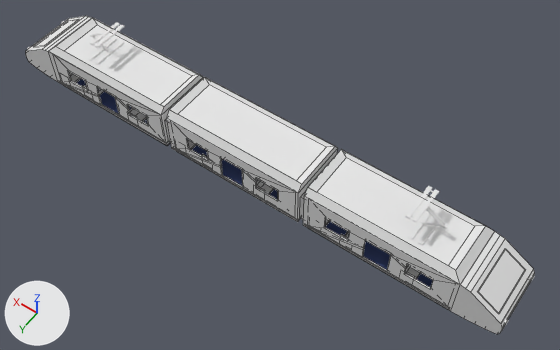
Renders of the Blender file Assets/Models/train.blend from each side of a commit.
Rendered twice from a 50 mm camera at (-47.4, 58.9, 90.5) aimed at (-5.8, 0.7, -1.1). Every picture has the same lights, and +X, +Y and +Z are marked at lower left. Mesh edges are drawn as thin lines on the coarser meshes.

The first picture shows 'dachfront1', 'dachfront1.001', 'dachmitte', 'floor.001', 'front', 'front.001', 'frontwindow', 'frontwindow.001', 'waggon.000', 'waggon.001', 'waggon.002'.
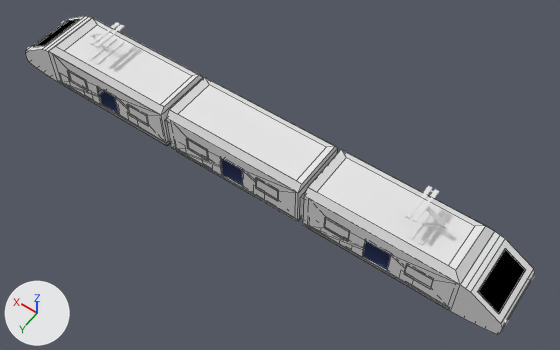
Patch to the scene script:
```diff
--- a/Assets/Models/train.blend.py
+++ b/Assets/Models/train.blend.py
@@ mat_frontglass @@
+mat_frontglass = diffuse_material('frontglass')
+mat_frontglass.base_color = (0.0, 0.0, 0.0)  # black #000000
@@ mat_material_018 @@
+mat_material_018 = diffuse_material('Material.018')
+mat_material_018.base_color = (0.8, 0.8, 0.8)  # white #e7e7e7
@@ mat_material_019 @@
+mat_material_019 = diffuse_material('Material.019')
+mat_material_019.base_color = (0.8, 0.8, 0.8)  # white #e7e7e7
@@ mat_material_014 @@
+mat_material_014 = diffuse_material('Material.014')
+mat_material_014.base_color = (0.8, 0.8, 0.8)  # white #e7e7e7
@@ mat_material_015 @@
+mat_material_015 = diffuse_material('Material.015')
+mat_material_015.base_color = (0.8, 0.8, 0.8)  # white #e7e7e7
@@ mat_material_011 @@
+mat_material_011 = diffuse_material('Material.011')
+mat_material_011.base_color = (0.8, 0.8, 0.8)  # white #e7e7e7
@@ me_cube_017 @@
 me_cube_017.from_pydata(...)  # 8 vertices, 6 faces; spans x -1.0..1.0, y -1.0..1.0, z -1.0..1.0
-me_cube_017.materials.append(mat_material_010)  # white #e7e7e7
+me_cube_017.materials.append(mat_frontglass)  # black #000000
@@ me_cube_010 @@
 me_cube_010.from_pydata(...)  # 8 vertices, 6 faces; spans x -1.0..1.0, y -1.0..1.0, z -1.0..1.0
-me_cube_010.materials.append(mat_material_010)  # white #e7e7e7
+me_cube_010.materials.append(mat_frontglass)  # black #000000
@@ me_cube_047 @@
+me_cube_047.from_pydata(...)  # a box spanning x -1.0..1.0, y -1.0..1.0, z -1.0..1.0
+me_cube_047.materials.append(mat_material_018)  # white #e7e7e7
@@ me_cube_048 @@
+me_cube_048.from_pydata(...)  # a box spanning x -1.0..1.0, y -1.0..1.0, z -1.0..1.0
+me_cube_048.materials.append(mat_material_019)  # white #e7e7e7
@@ me_cube_043 @@
+me_cube_043.from_pydata(...)  # a box spanning x -1.0..1.0, y -1.0..1.0, z -1.0..1.0
+me_cube_043.materials.append(mat_material_014)  # white #e7e7e7
@@ me_cube_044 @@
+me_cube_044.from_pydata(...)  # a box spanning x -1.0..1.0, y -1.0..1.0, z -1.0..1.0
+me_cube_044.materials.append(mat_material_015)  # white #e7e7e7
@@ me_cube_040 @@
+me_cube_040.from_pydata(...)  # a box spanning x -1.0..1.0, y -1.0..1.0, z -1.0..1.0
+me_cube_040.materials.append(mat_material_011)  # white #e7e7e7
@@ me_cube_039 @@
+me_cube_039.from_pydata(...)  # a box spanning x -1.0..1.0, y -1.0..1.0, z -1.0..1.0
+me_cube_039.materials.append(mat_material_010)  # white #e7e7e7
@@ ob_cube_026 @@
+ob_cube_026 = bpy.data.objects.new('Cube.026', me_cube_047)
+ob_cube_026.location = (18.5, 4.9, 0.5)
+ob_cube_026.scale = (2.0, 0.1, 1.2)
@@ ob_cube_027 @@
+ob_cube_027 = bpy.data.objects.new('Cube.027', me_cube_048)
+ob_cube_027.location = (31.5, 4.9, 0.5)
+ob_cube_027.scale = (2.0, 0.1, 1.2)
@@ ob_cube_022 @@
+ob_cube_022 = bpy.data.objects.new('Cube.022', me_cube_043)
+ob_cube_022.location = (-31.5, 4.9, 0.5)
+ob_cube_022.scale = (2.0, 0.1, 1.2)
@@ ob_cube_023 @@
+ob_cube_023 = bpy.data.objects.new('Cube.023', me_cube_044)
+ob_cube_023.location = (-18.5, 4.9, 0.5)
+ob_cube_023.scale = (2.0, 0.1, 1.2)
@@ ob_cube_019 @@
+ob_cube_019 = bpy.data.objects.new('Cube.019', me_cube_040)
+ob_cube_019.location = (-6.5, 4.9, 0.5)
+ob_cube_019.scale = (2.0, 0.1, 1.2)
@@ ob_cube_018 @@
+ob_cube_018 = bpy.data.objects.new('Cube.018', me_cube_039)
+ob_cube_018.location = (6.5, 4.9, 0.5)
+ob_cube_018.scale = (2.0, 0.1, 1.2)
```

Location of each change, (x1, y1, x2, y2) in pixels of the pictures (560 x 350 px):
'frontwindow', recoloured (white to black): (478, 249, 525, 313) in both
'Cube.022', added: after (404, 265, 433, 289)
'frontwindow.001', recoloured (white to black): (33, 19, 79, 47) in both
'Cube.023', added: after (324, 219, 349, 241)
'Cube.019', added: after (256, 179, 278, 201)
'Cube.018', added: after (186, 139, 208, 160)
'Cube.026', added: after (127, 105, 148, 126)
'Cube.027', added: after (67, 71, 88, 91)
